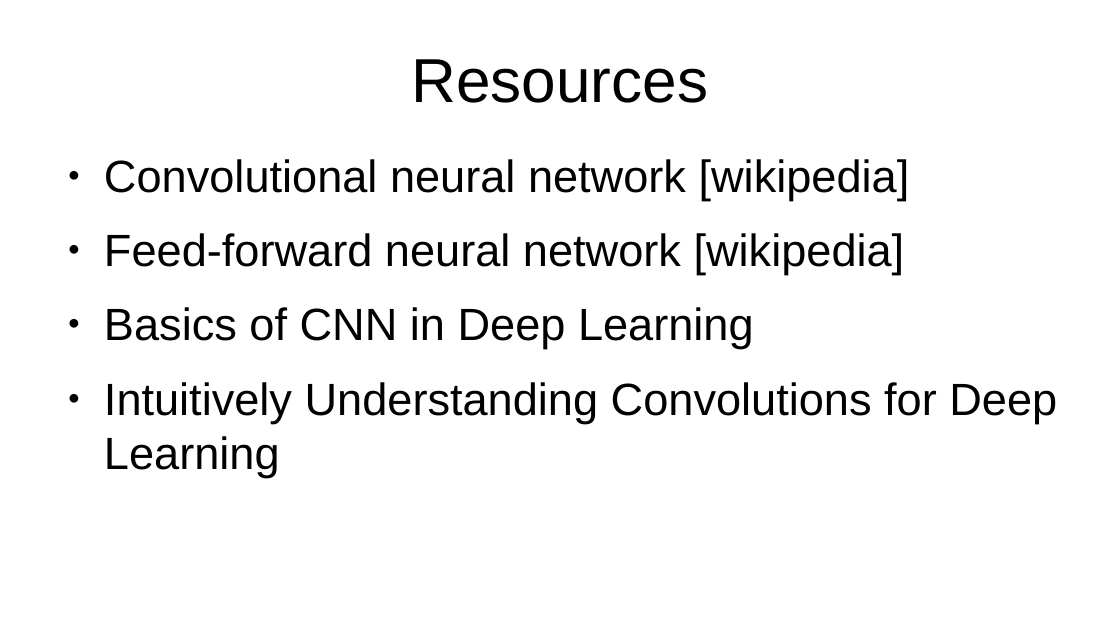
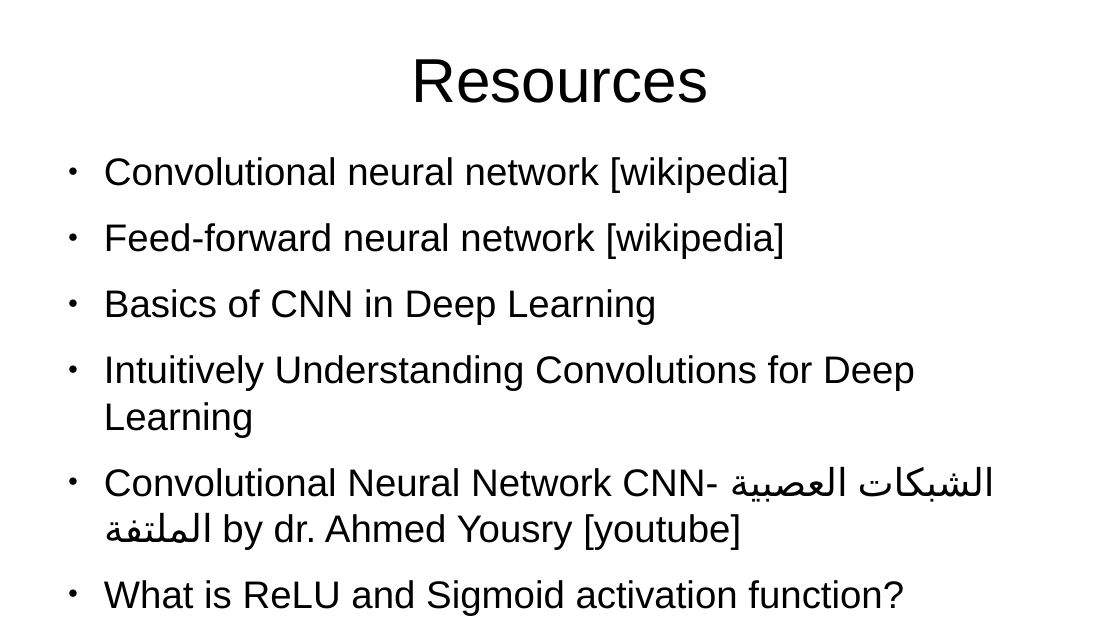
Before and after one commit to MoatasemGamal/ConvNN, a slide deck: slide 15 of CNN.odp (slide 12 before the commit). Drawn at 1120x630 pixels with LibreOffice and Linux fonts; fonts in the diff are those of the drawing. Boxes give left, top, right and bottom in pixels: in the first picture for what was removed or moved away, otherwise in the second. Text is boxed around its words. In the diff, an @@ line names an element or a change of style, - is before the commit and + after.

Commit message:
explain reLU activation function (layer)

```diff
--- a/CNN.odp
+++ b/CNN.odp
@@ text at <box>104,157,915,437</box>: size 32 to 27.2 pt in "Convolutional neural network [wikipedia]", "Feed-forward neural network [wikipedia]", "Basics of CNN in Deep Learning", "Intuitively Understanding Convolutions for Deep Learning" @@
@@ text at <box>104,466,995,616</box>: paragraphs added @@
+● Convolutional Neural Network CNN- الشبكات العصبية الملتفة by dr. Ahmed Yousry [youtube]
+● What is ReLU and Sigmoid activation function?
```
Also in this commit, not shown: 3 slides added, 3 other files.
